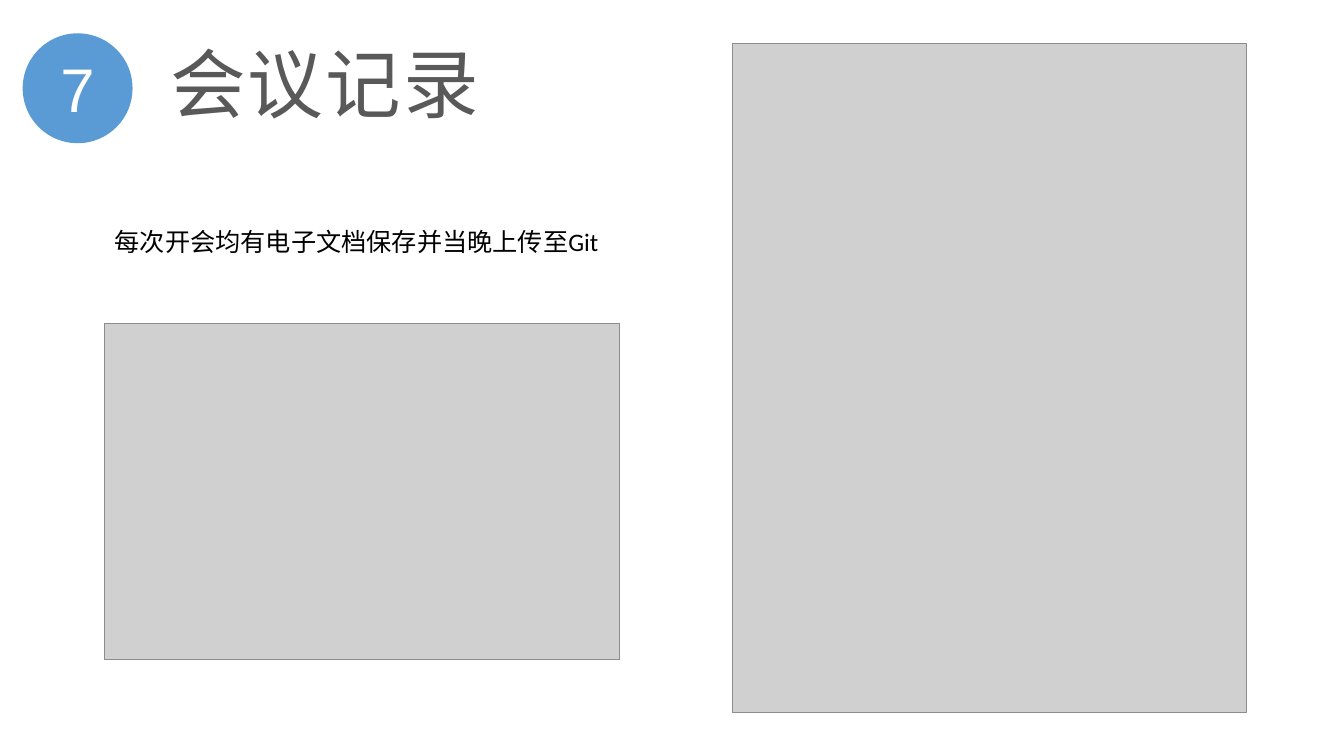
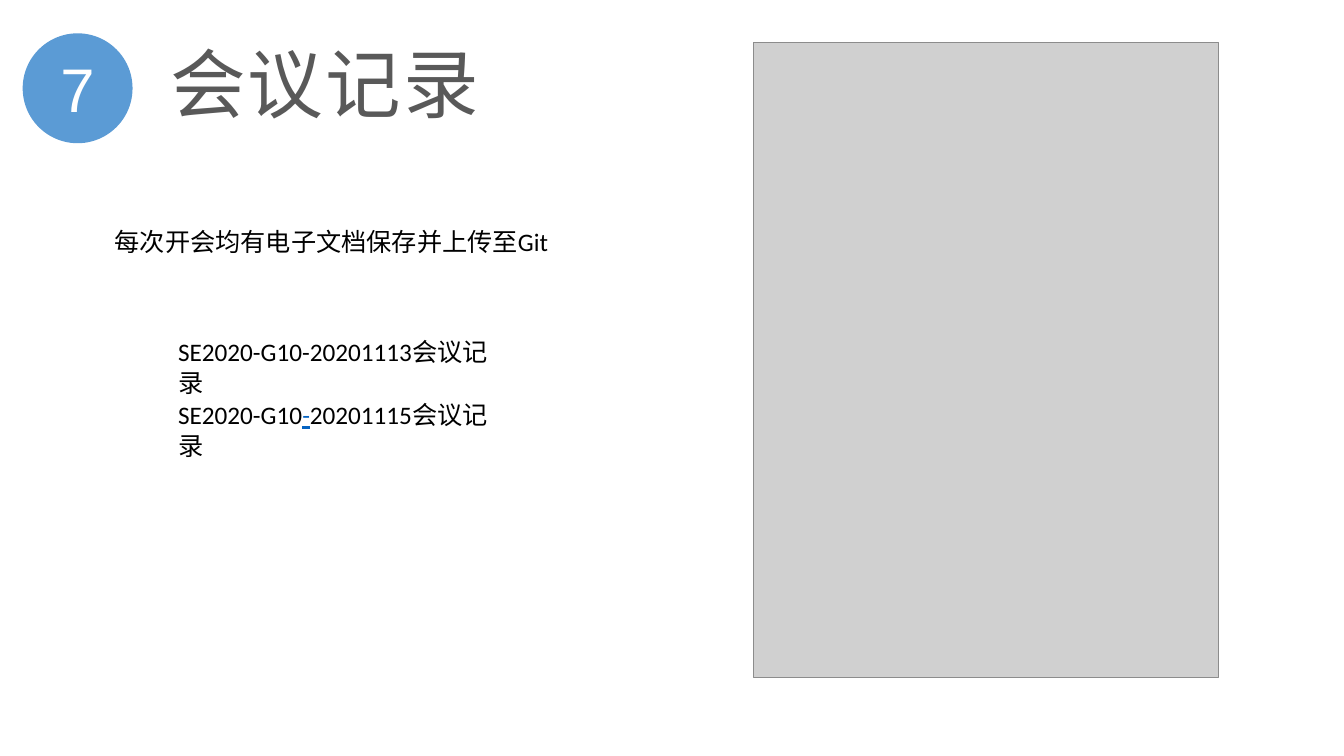
Before and after one commit to Cozymyz/SE2020-CityNorthBook, a slide deck: slide 16 of 开发文档/需求分析(SRS)/SE2020-G10-需求分析0.0.1.pptx. Drawn at 1344x756 pixels with LibreOffice and Linux fonts; fonts in the diff are those of the drawing; grey boxes stand for pictures; background and template pictures are left out. Boxes give left, top, right and bottom in pixels: in the first picture for what was removed or moved away, otherwise in the second. Text is boxed around its words. In the diff, an @@ line names an element or a change of style, - is before the commit and + after.

Commit message:
11-15 ppt
ppt大部分完成，只需补充部分文档链接

```diff
--- a/开发文档/需求分析(SRS)/SE2020-G10-需求分析0.0.1.pptx
+++ b/开发文档/需求分析(SRS)/SE2020-G10-需求分析0.0.1.pptx
@@ picture: place and size @@
-picture at [732,43,1246,712]
+picture at [753,42,1219,678]
@@ text at [115,229,548,253]: text changed @@
-每次开会均有电子文档保存并当晚上传至Git
+每次开会均有电子文档保存并上传至Git
@@ picture removed at [105,324,619,659] @@
@@ text added at [178,341,488,363], 18 pt, text #000000 @@
+SE2020-G10-20201113会议记录
@@ text added at [178,404,488,429], 18 pt, text #000000 @@
+SE2020-G10-20201115会议记录
```
Also in this commit, not shown: 9 other slides changed, 18 other files.
